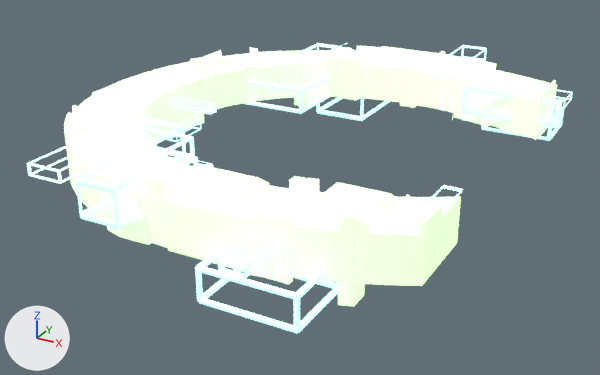
The glTF model public/assets/C.glb, before and after one commit.
One viewpoint serves both versions: a 50 mm lens placed at (3.82, -6.56, 3.17), pointed at (0.15, 0.11, -0.16). Arrows for +X, +Y and +Z are at lower left; the lights stay in place. Vertices at the same position are counted once.

In view in the first picture: 'Letter'.
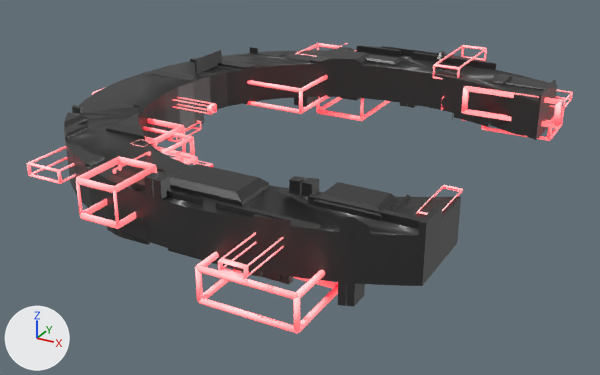
What differs and where, as boxes [x1, y1, x2, y2] in the pictures (600 x 375 px):
part 1 of me_cube_003, recoloured (white to grey)
    both: [64, 46, 557, 307]

Edits to the bpy script that builds the scene:
```text
Add mat_basemetal_dark_mtl:
    mat_basemetal_dark_mtl = principled_material('BaseMetal_dark_mtl')
    mat_basemetal_dark_mtl.base_color = (0.0732, 0.0732, 0.0732)  # dark grey #4c4c4c
    mat_basemetal_dark_mtl.metallic = 0.732
    mat_basemetal_dark_mtl.roughness = 0.4
Add mat_emission_red_mtl:
    mat_emission_red_mtl = principled_material('Emission_red_mtl')
    mat_emission_red_mtl.base_color = (0.8, 0.8, 0.8)  # white #e7e7e7
    mat_emission_red_mtl.emission_color = (1.0, 0.0, 0.0186)  # red #ff0025
    mat_emission_red_mtl.emission_strength = 1.0
Change me_cube_003:
    where me_cube_003.from_pydata(...)  # 22042 vertices, 45472 faces; spans x -2.33..2.26, y -2.57..3.08, z -0.1..0.77
    used by ob_letter; location = (0.0, 0.0, 0.0)
    remove me_cube_003.materials.append(mat_emission_blue_mtl)  # white #e7e7e7
    me_cube_003 part 1: all 2320 faces that had it switch from mat_emission_green_mtl (white #e7e7e7) to mat_basemetal_dark_mtl (dark grey #4c4c4c)
    add me_cube_003.materials.append(mat_emission_red_mtl)  # white #e7e7e7
```
